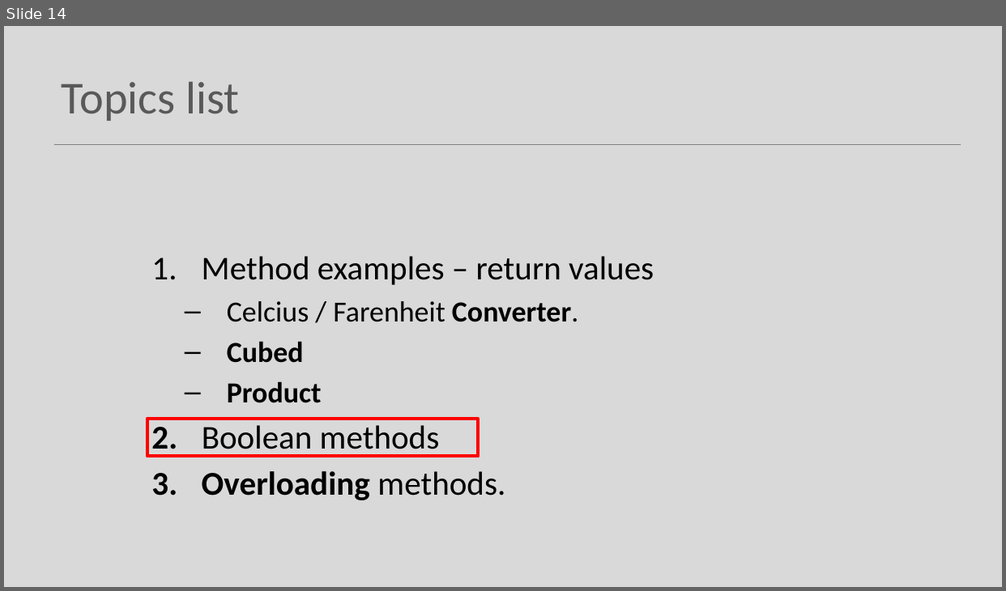
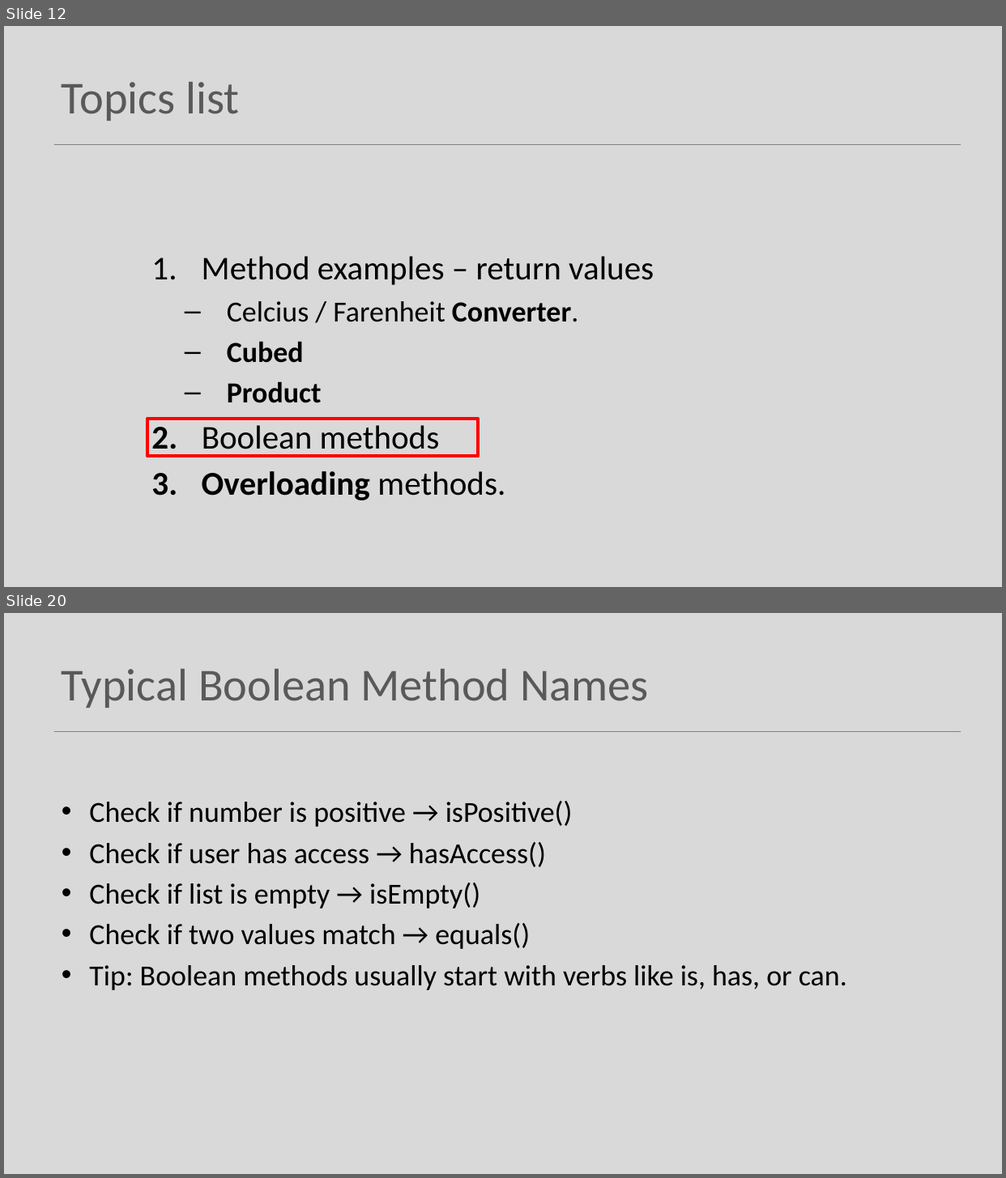
Before and after one commit to Programming-Fundamentals-SETU/prog-fund-1-sept-25, a slide deck: topic07-methods/unit-1/talk-5-more-on-methods/e-more-on-methods.pptx. Shown one above the other, each under a label of ours: slide 14 before the commit, slides 12 and 20 after it; the slides between them are not shown. The pictures are 1006x591 and 1006x1178 pixels, drawn with LibreOffice and Linux fonts; fonts in the diff are those of the drawing. Boxes give left, top, right and bottom in pixels: in the first picture for what was removed or moved away, otherwise in the second. Text is boxed around its words. In the diff, an @@ line names an element or a change of style, - is before the commit and + after.

```diff
--- a/topic07-methods/unit-1/talk-5-more-on-methods/e-more-on-methods.pptx
+++ b/topic07-methods/unit-1/talk-5-more-on-methods/e-more-on-methods.pptx
@@ slide 20 added at [4,613,1002,1174], background #D9D9D9; not listed: 1 template element that a slide beside it also shows @@
@@ title added at [62,669,649,708], 44 pt, text #595959 @@
+Typical Boolean Method Names
@@ text added at [89,801,847,990], 28 pt, text #000000 @@
+• Check if number is positive → isPositive()
+• Check if user has access → hasAccess()
+• Check if list is empty → isEmpty()
+• Check if two values match → equals()
+• Tip: Boolean methods usually start with verbs like is, has, or can.
@@ what was slide 14 is now slide 12 @@
```
Also in this commit, not shown: 12 other slides added, 1 slide removed, 4 other files.
